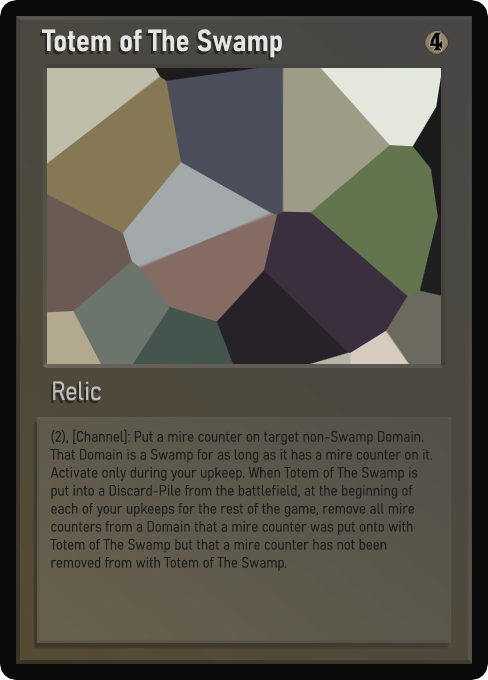
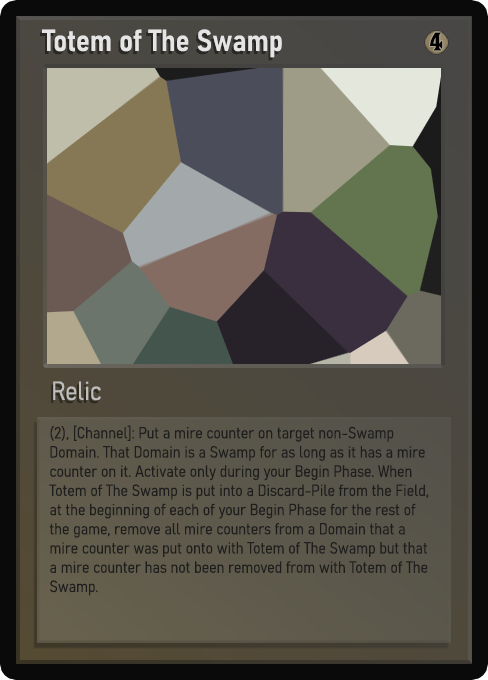
Before/after of a 488px x 680px layered artwork. What changed in the layer stack:
renamed "Desc_smaller" to "Desc_small", hid it, moved it above "Desc_smaller", painted on it over [50,425,432,596]
renamed "Desc_small" to "Desc_smaller", showed it, painted on it over [49,425,432,596]
